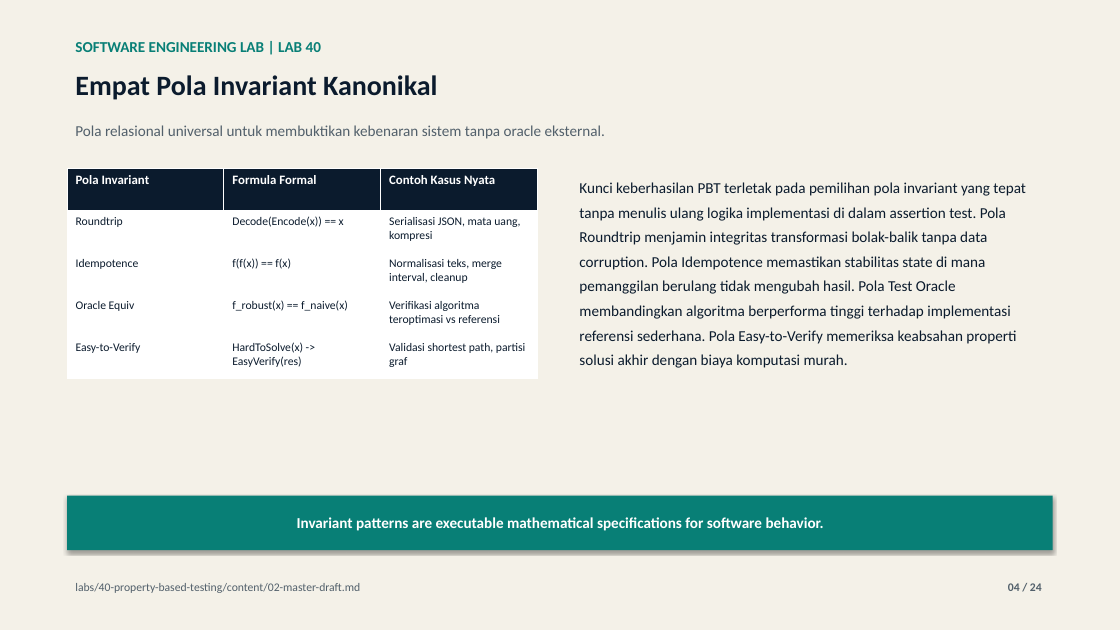
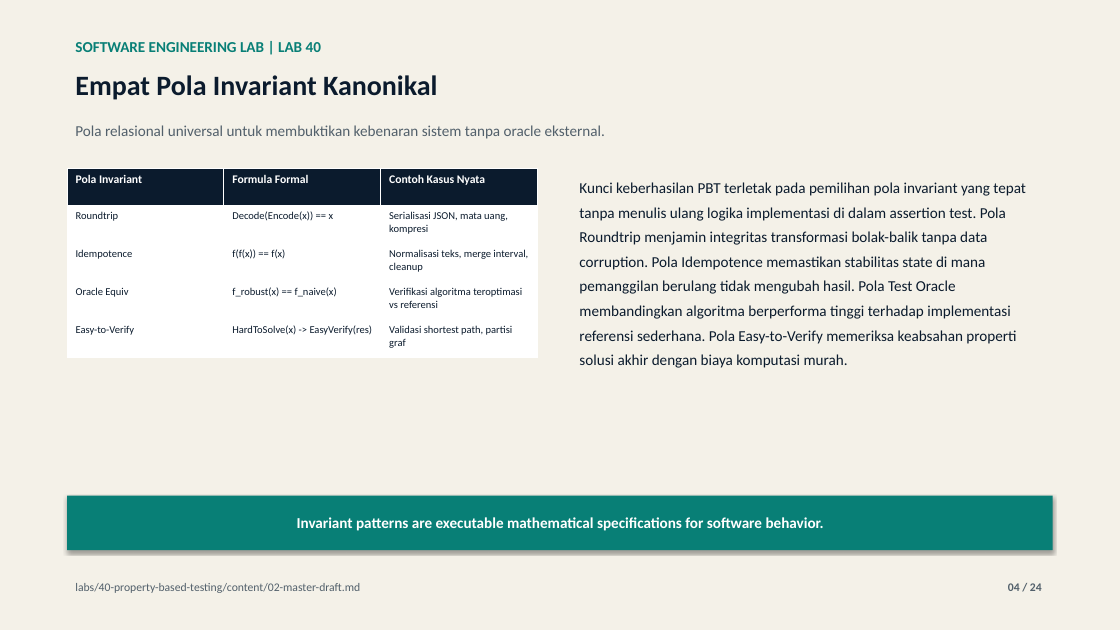
Before and after one commit to lukman-ss/software-engineering-lab, a slide deck: slide 4 of labs/40-property-based-testing/result/linkedin/lab-40-property-based-testing-carousel.pptx. Drawn at 1120x630 pixels with LibreOffice and Linux fonts; fonts in the diff are those of the drawing. Boxes give left, top, right and bottom in pixels: in the first picture for what was removed or moved away, otherwise in the second. Text is boxed around its words. In the diff, an @@ line names an element or a change of style, - is before the commit and + after.

```diff
--- a/labs/40-property-based-testing/result/linkedin/lab-40-property-based-testing-carousel.pptx
+++ b/labs/40-property-based-testing/result/linkedin/lab-40-property-based-testing-carousel.pptx
@@ table at [67,168,539,357] @@
@@ size 11 to 10 pt in "Pola Invariant", "Formula Formal", "Contoh Kasus Nyata" @@
@@ size 10 to 9 pt in "Roundtrip", "Decode(Encode(x)) == x", "Serialisasi JSON, mata uang, kompresi", "Idempotence" and 8 more places @@
```
Also in this commit, not shown: 7 other slides changed, 31 other files.
